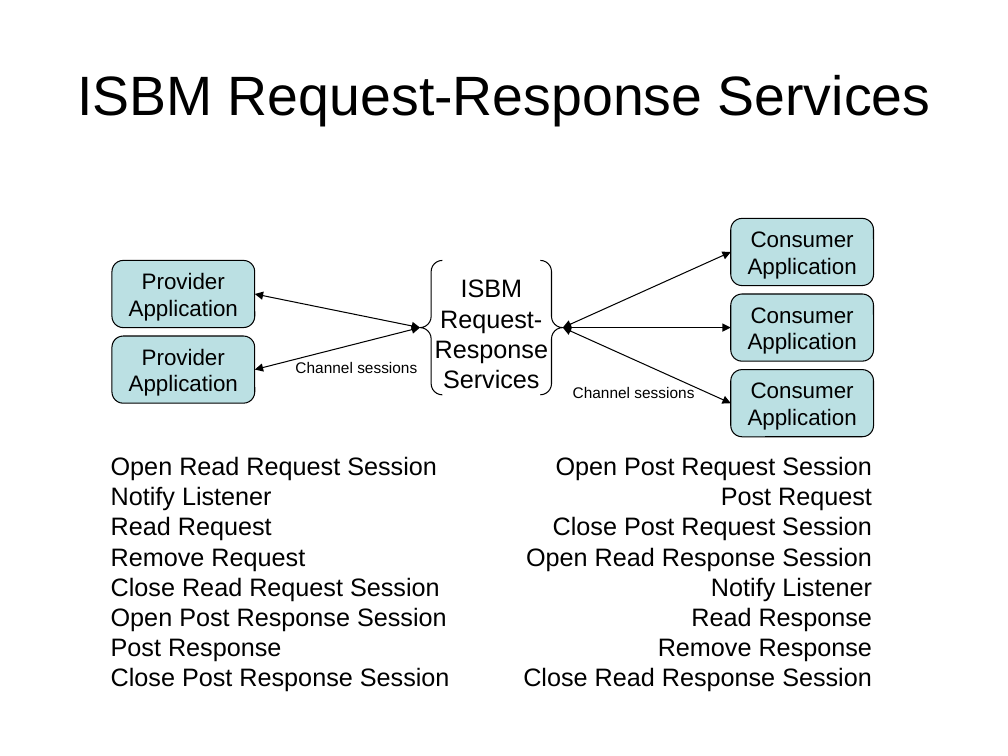
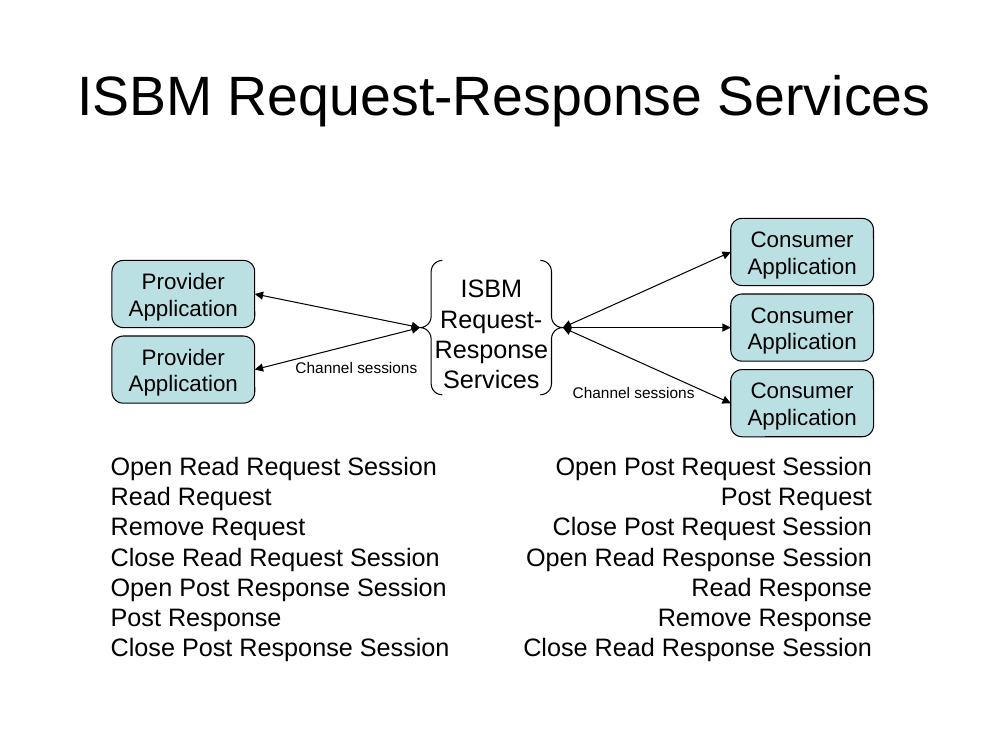
Before and after one commit to mimosa-org/ws-isbm, a slide deck: slide 10 of 0-Doc/OpenO&M Information Service Bus Model Specification Diagrams.pptx (slide 13 before the commit). Drawn at 1008x756 pixels with LibreOffice and Linux fonts; fonts in the diff are those of the drawing. Boxes give left, top, right and bottom in pixels: in the first picture for what was removed or moved away, otherwise in the second. Text is boxed around its words. In the diff, an @@ line names an element or a change of style, - is before the commit and + after.

Commit message:
Add security tokens to specification Change read response operation to include request message id Removed channel surrogate id

```diff
--- a/0-Doc/OpenO&M Information Service Bus Model Specification Diagrams.pptx
+++ b/0-Doc/OpenO&M Information Service Bus Model Specification Diagrams.pptx
@@ text at [111,486,272,511]: paragraph removed @@
-Notify Listener
@@ text at [711,577,872,601]: paragraph removed @@
-Notify Listener
```
Also in this commit, not shown: 2 other slides changed, 7 slides removed, 13 other files.
